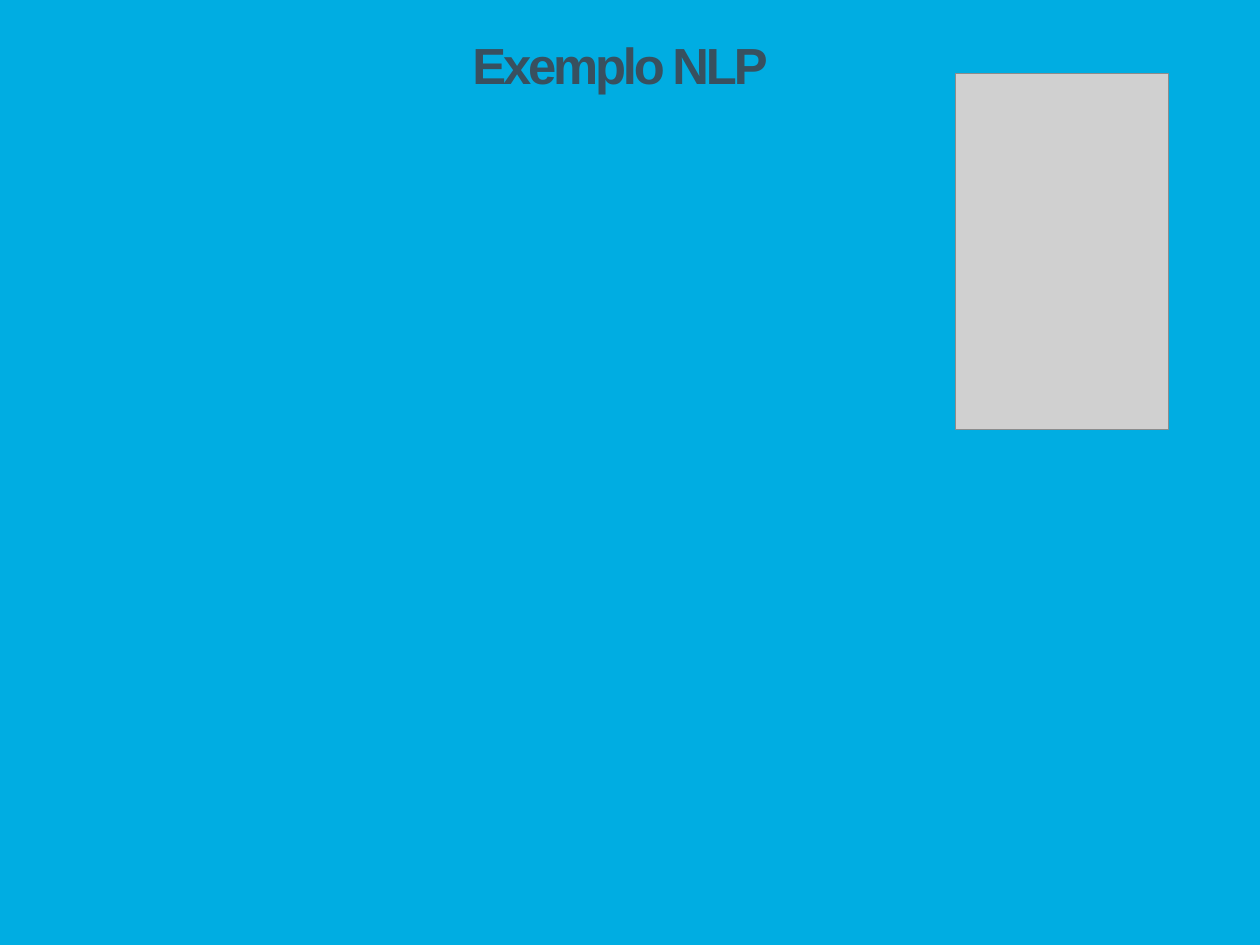
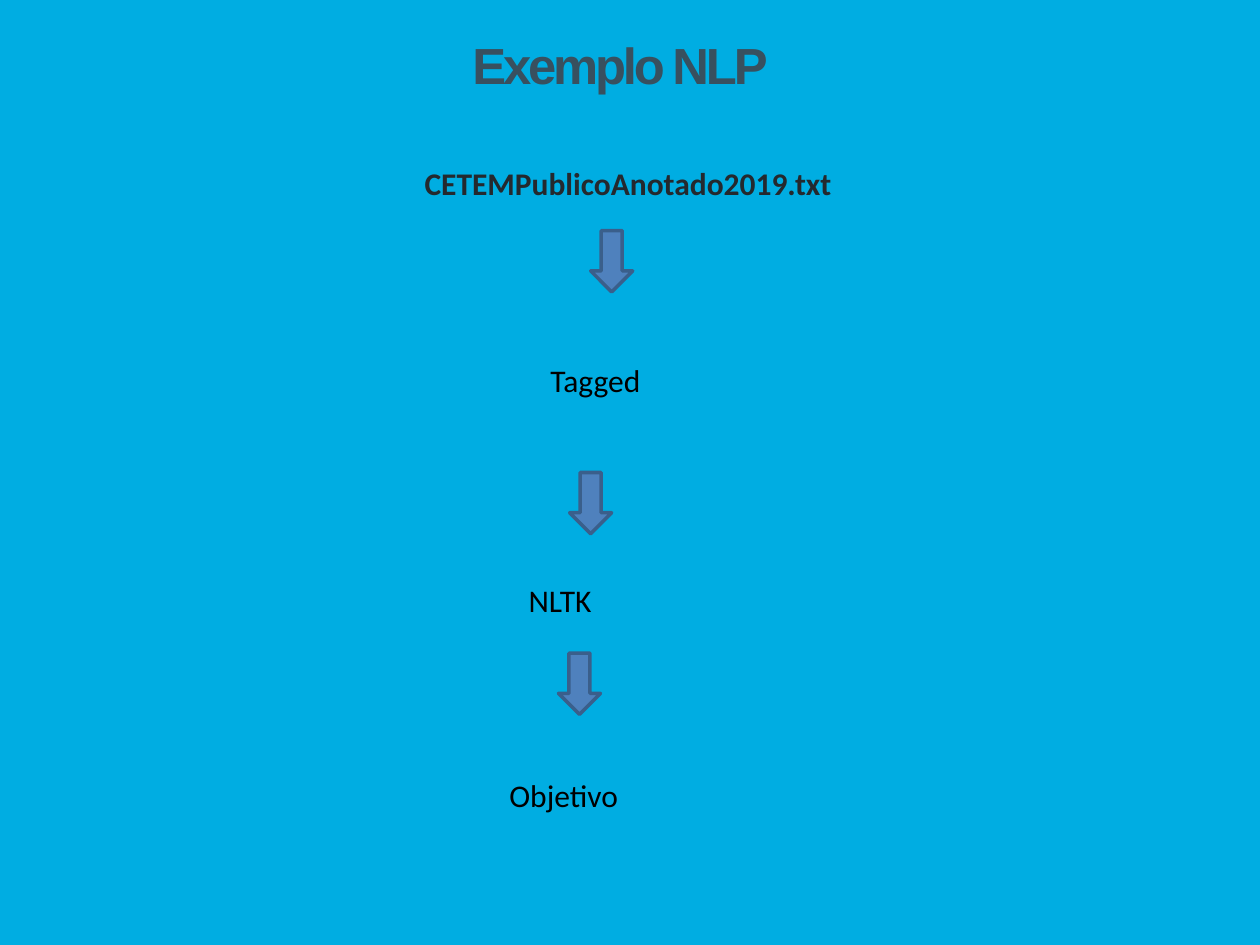
Before and after one commit to Tibblue/PLC, a slide deck: slide 12 of SPLN/tp2/apresSPLN.pptx. Drawn at 1260x945 pixels with LibreOffice and Linux fonts; fonts in the diff are those of the drawing; grey boxes stand for pictures. Boxes give left, top, right and bottom in pixels: in the first picture for what was removed or moved away, otherwise in the second. Text is boxed around its words. In the diff, an @@ line names an element or a change of style, - is before the commit and + after.

```diff
--- a/SPLN/tp2/apresSPLN.pptx
+++ b/SPLN/tp2/apresSPLN.pptx
@@ picture removed at [955,73,1168,430] @@
@@ text added at [425,173,832,195], 18 pt, text #24292E, bold @@
+CETEMPublicoAnotado2019.txt
@@ down arrow added at [591,231,633,292], fill #4F81BD, outline #3A5F8C 2 pt @@
@@ text added at [550,370,640,398], 18 pt, text #000000 @@
+Tagged
@@ down arrow added at [570,472,611,534], fill #4F81BD, outline #3A5F8C 2 pt @@
@@ text added at [529,591,592,612], 18 pt, text #000000 @@
+NLTK
@@ down arrow added at [558,653,600,714], fill #4F81BD, outline #3A5F8C 2 pt @@
@@ text added at [509,785,617,813], 18 pt, text #000000 @@
+Objetivo
```
Also in this commit, not shown: 2 other slides changed, 3 slides added.
